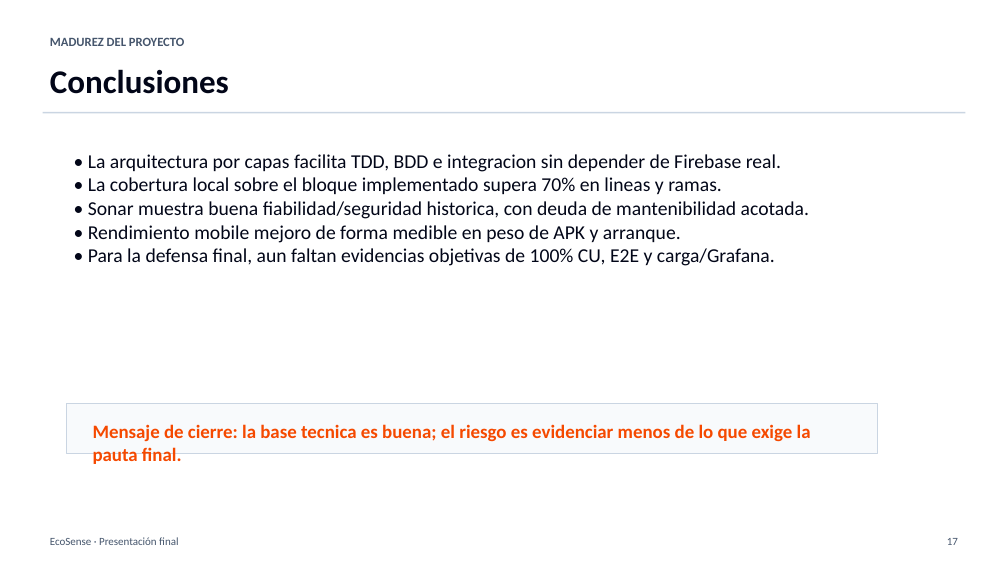
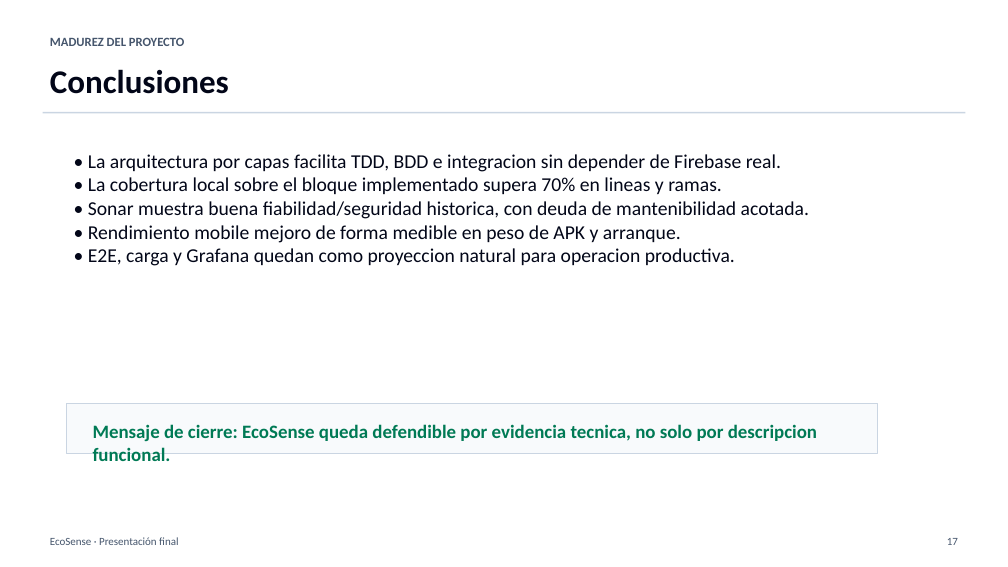
Before and after one commit to Billyflin/UfroSustentableApp, a slide deck: slide 17 of docs/presentacion-final-ecosense.pptx. Drawn at 1008x567 pixels with LibreOffice and Linux fonts; fonts in the diff are those of the drawing. Boxes give left, top, right and bottom in pixels: in the first picture for what was removed or moved away, otherwise in the second. Text is boxed around its words. In the diff, an @@ line names an element or a change of style, - is before the commit and + after.

```diff
--- a/docs/presentacion-final-ecosense.pptx
+++ b/docs/presentacion-final-ecosense.pptx
@@ text at (x1=88, y1=248, x2=735, y2=266): text changed @@
-• Para la defensa final, aun faltan evidencias objetivas de 100% CU, E2E y carga/Grafana.
+• E2E, carga y Grafana quedan como proyeccion natural para operacion productiva.
@@ text at (x1=93, y1=424, x2=817, y2=442): text changed; text colour #F54900 to #007A55 @@
-Mensaje de cierre: la base tecnica es buena; el riesgo es evidenciar menos de lo que exige la pauta final.
+Mensaje de cierre: EcoSense queda defendible por evidencia tecnica, no solo por descripcion funcional.
```
Also in this commit, not shown: 9 other slides changed, 1 other file.
